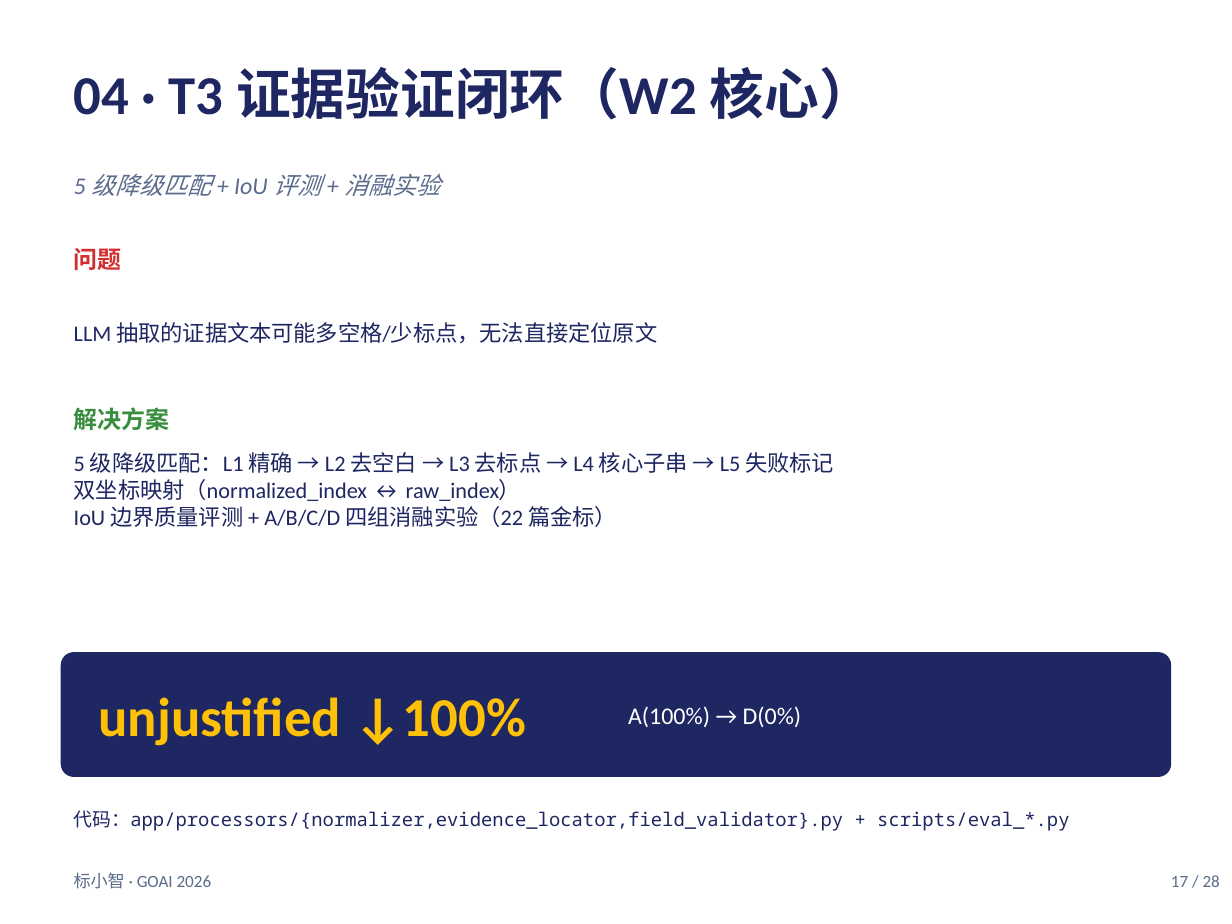
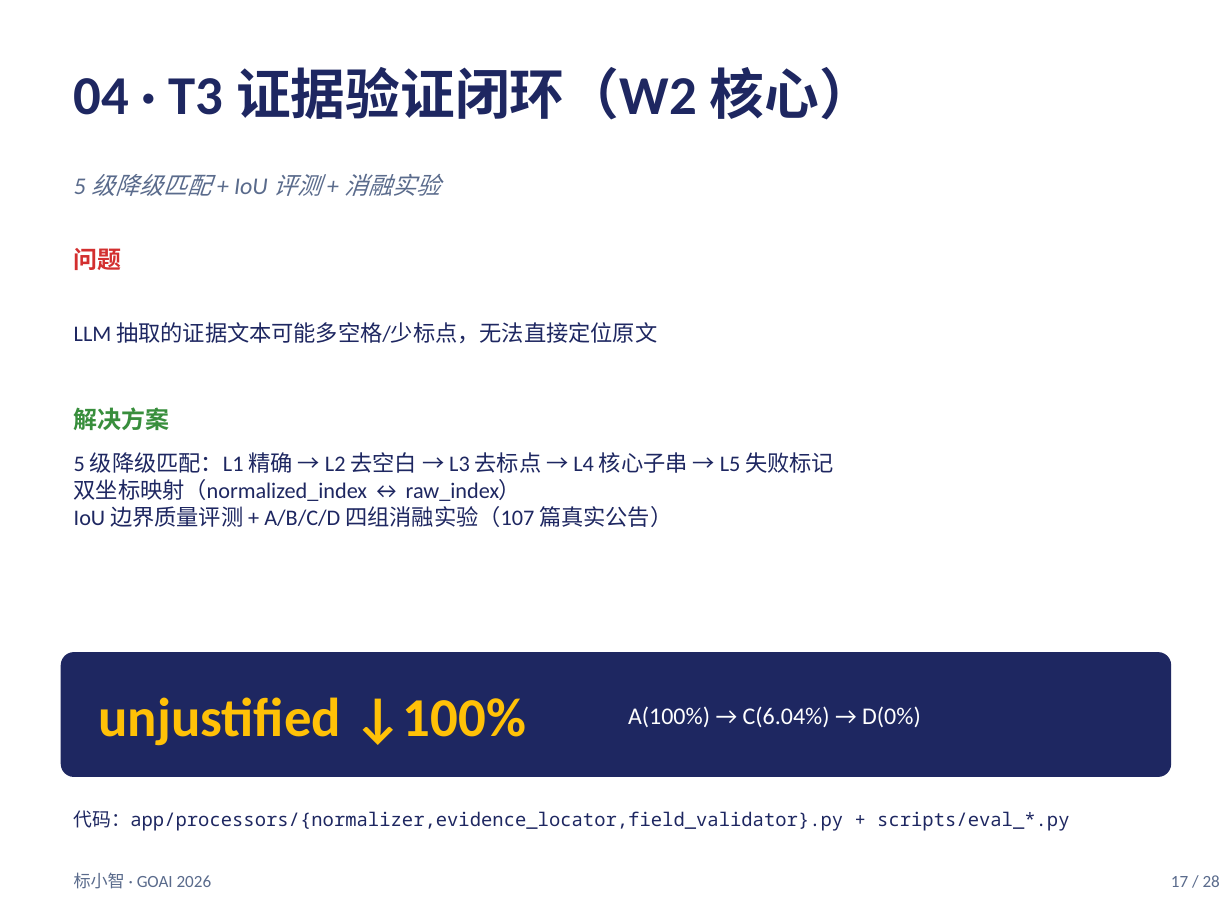
Before and after one commit to tlyyxjz/BidAgent, a slide deck: slide 17 of _w2_report/proposal.pptx. Drawn at 1232x924 pixels with LibreOffice and Linux fonts; fonts in the diff are those of the drawing. Boxes give left, top, right and bottom in pixels: in the first picture for what was removed or moved away, otherwise in the second. Text is boxed around its words. In the diff, an @@ line names an element or a change of style, - is before the commit and + after.

Commit message:
v4.1 W4 对齐收尾: README 重写 + 8页Demo + 提交材料同步 + W3评测产物
变更内容:

- README.md 重写为 v4.1 对齐版: 删除 BOQ/废标预警违规宣传, 凭证安全升级 HMAC-SHA256+Argon2id+AES-GCM, 测试 1316 passed, 107 篇评测, 补全域名级频率限制/robots.txt/来源白名单/数据删除/12 API 端点/6 观察信号/null_false_positive_rate=0.0, 许可证 Apache 2.0

- Web Demo 8 页对齐 v4.1 (工作台/招标检索/公告列表/证据验证/组织画像/质量评测/版本历史/智能问答), 新增 static/chat.html

- 提交材料同步 v4.1 口径 (GOAI初赛提交材料正式版.md / 提交清单 / compliance.md / proposal.pptx)

- W3 评测产物入库 (w3_ablation_smoke_v41*.json + 重跑报告, null_false_positive_rate=0.0)

- 新增测试: test_demo_pages_smoke.py / test_real_demo_api.py

分支: feature/glm-w4-k3-data

```diff
--- a/_w2_report/proposal.pptx
+++ b/_w2_report/proposal.pptx
@@ text at (x1=74, y1=506, x2=672, y2=527): text changed @@
-IoU 边界质量评测 + A/B/C/D 四组消融实验（22 篇金标）
+IoU 边界质量评测 + A/B/C/D 四组消融实验（107 篇真实公告）
@@ text at (x1=628, y1=706, x2=921, y2=727): text changed @@
-A(100%) → D(0%)
+A(100%) → C(6.04%) → D(0%)
```
Also in this commit, not shown: 9 other slides changed, 20 other files.
